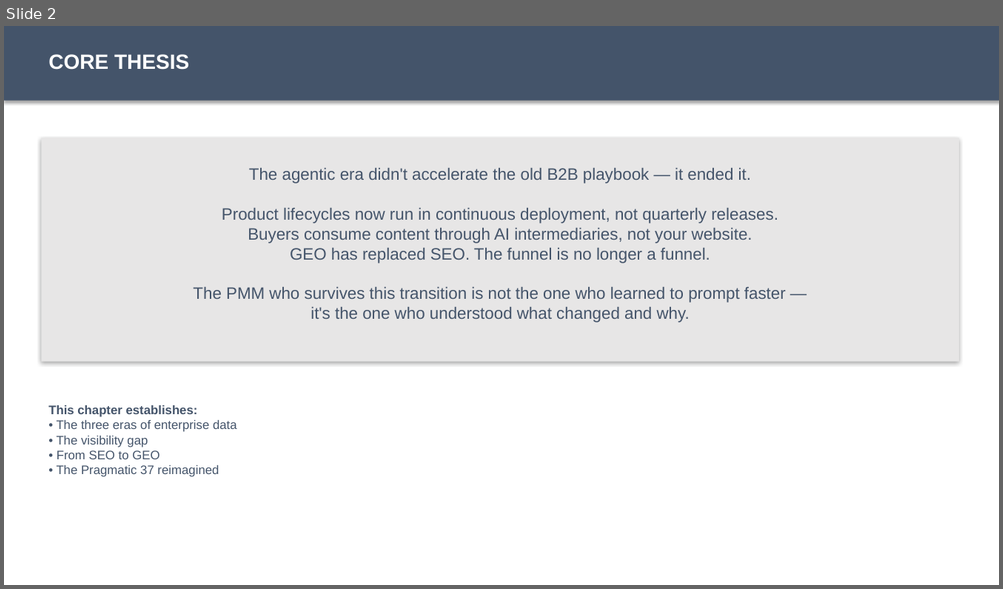
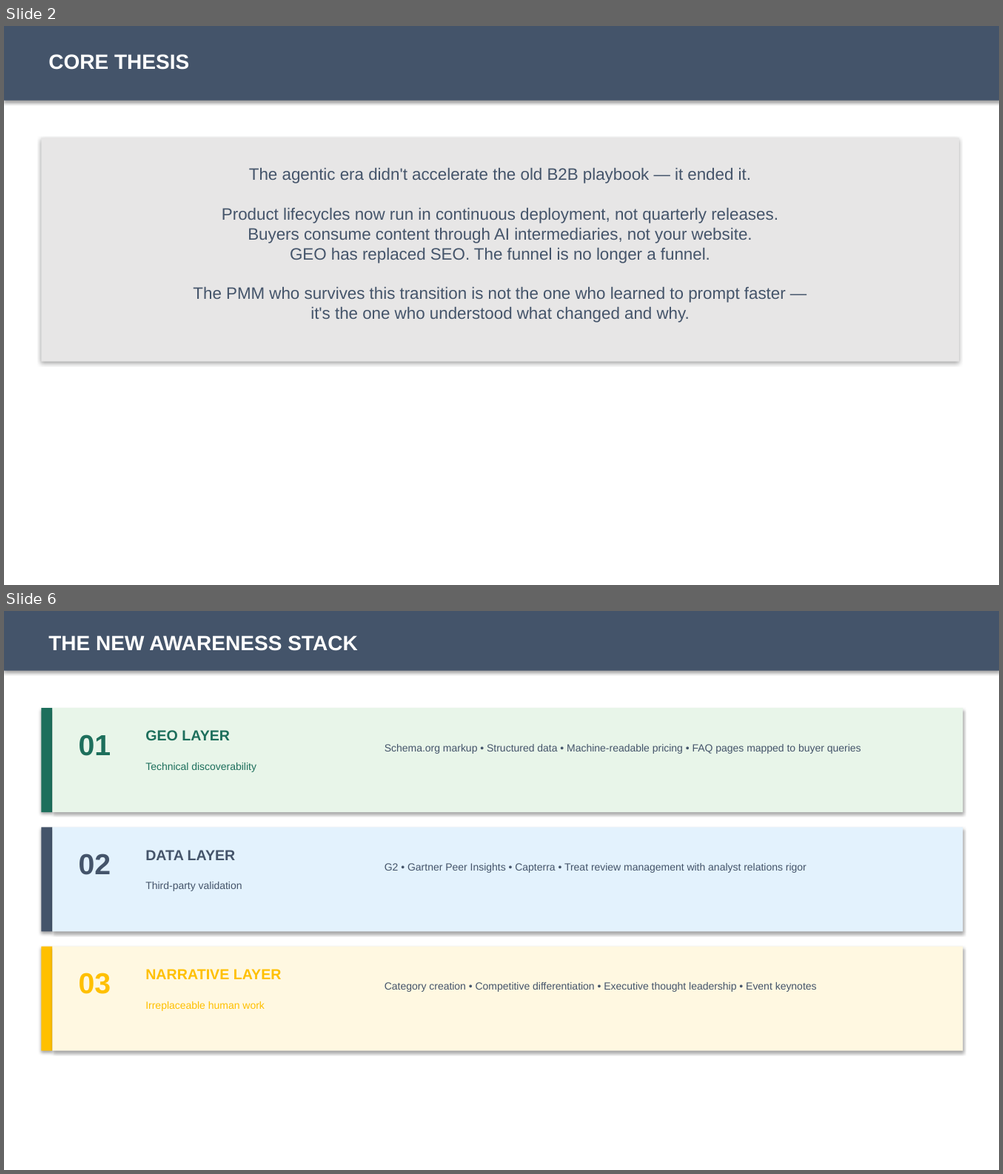
Before and after one commit to chrisohara99/futureofpmm, a slide deck: dist/curriculum/chapter-01/chapter-01-sap.pptx. Shown one above the other, each under a label of ours: slide 2 before the commit, slides 2 and 6 after it; the slides between them are not shown. The pictures are 1003x589 and 1003x1174 pixels, drawn with LibreOffice and Linux fonts; fonts in the diff are those of the drawing. Boxes give left, top, right and bottom in pixels: in the first picture for what was removed or moved away, otherwise in the second. Text is boxed around its words. In the diff, an @@ line names an element or a change of style, - is before the commit and + after.

Commit message:
Chapter 1: rebuild PPT with native graphics, fix leave-behind PDF margins

```diff
--- a/dist/curriculum/chapter-01/chapter-01-sap.pptx
+++ b/dist/curriculum/chapter-01/chapter-01-sap.pptx
@@ slide 6 added at bbox=[4, 611, 999, 1170], background #FFFFFF @@
@@ rectangle added at bbox=[4, 611, 999, 671], fill #44546A @@
@@ text added at bbox=[48, 635, 357, 651], 20 pt, text #FFFFFF, bold @@
+THE NEW AWARENESS STACK
@@ rectangle added at bbox=[41, 708, 53, 812], fill #1D6F5C @@
@@ rectangle added at bbox=[53, 708, 963, 812], fill #E8F5E9 @@
@@ text added at bbox=[79, 735, 111, 756], 28 pt, text #1D6F5C, bold @@
+01
@@ text added at bbox=[145, 730, 230, 741], 14 pt, text #1D6F5C, bold @@
+GEO LAYER
@@ text added at bbox=[145, 763, 256, 772], 10 pt, text #1D6F5C @@
+Technical discoverability
@@ text added at bbox=[384, 744, 861, 754], 10 pt, text #44546A @@
+Schema.org markup • Structured data • Machine-readable pricing • FAQ pages mapped to buyer queries
@@ rectangle added at bbox=[41, 827, 53, 932], fill #44546A @@
@@ rectangle added at bbox=[53, 827, 963, 932], fill #E3F2FD @@
@@ text added at bbox=[79, 854, 111, 875], 28 pt, text #44546A, bold @@
+02
@@ text added at bbox=[145, 850, 236, 860], 14 pt, text #44546A, bold @@
+DATA LAYER
@@ text added at bbox=[384, 863, 806, 873], 10 pt, text #44546A @@
+G2 • Gartner Peer Insights • Capterra • Treat review management with analyst relations rigor
@@ text added at bbox=[145, 882, 242, 891], 10 pt, text #44546A @@
+Third-party validation
@@ rectangle added at bbox=[41, 947, 53, 1051], fill #FFC000 @@
@@ rectangle added at bbox=[53, 947, 963, 1051], fill #FFF8E1 @@
@@ text added at bbox=[79, 973, 111, 994], 28 pt, text #FFC000, bold @@
+03
@@ text added at bbox=[145, 969, 282, 980], 14 pt, text #FFC000, bold @@
+NARRATIVE LAYER
@@ text added at bbox=[384, 982, 817, 992], 10 pt, text #44546A @@
+Category creation • Competitive differentiation • Executive thought leadership • Event keynotes
@@ text added at bbox=[145, 1002, 264, 1011], 10 pt, text #FFC000 @@
+Irreplaceable human work
@@ slide 2 changed as well @@
@@ text removed at bbox=[48, 406, 237, 477] @@
-This chapter establishes:
-• The three eras of enterprise data
-• The visibility gap
-• From SEO to GEO
-• The Pragmatic 37 reimagined
```
Also in this commit, not shown: 1 other slide changed, 3 other slides added, 5 slides removed, 3 other files.
